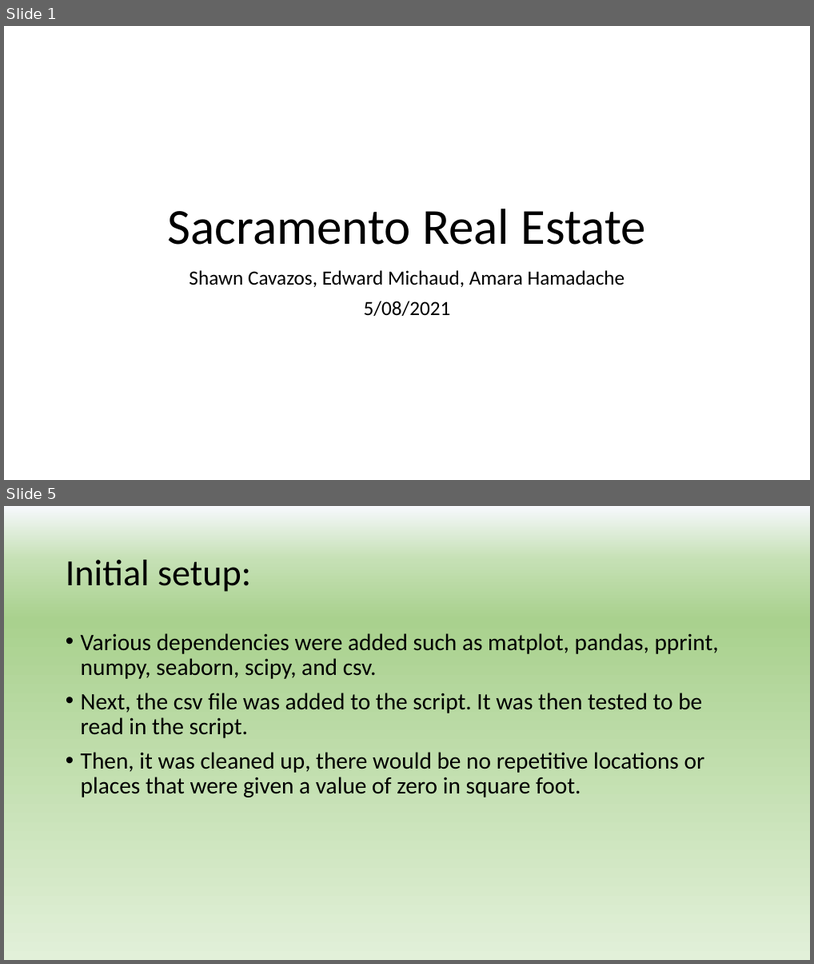
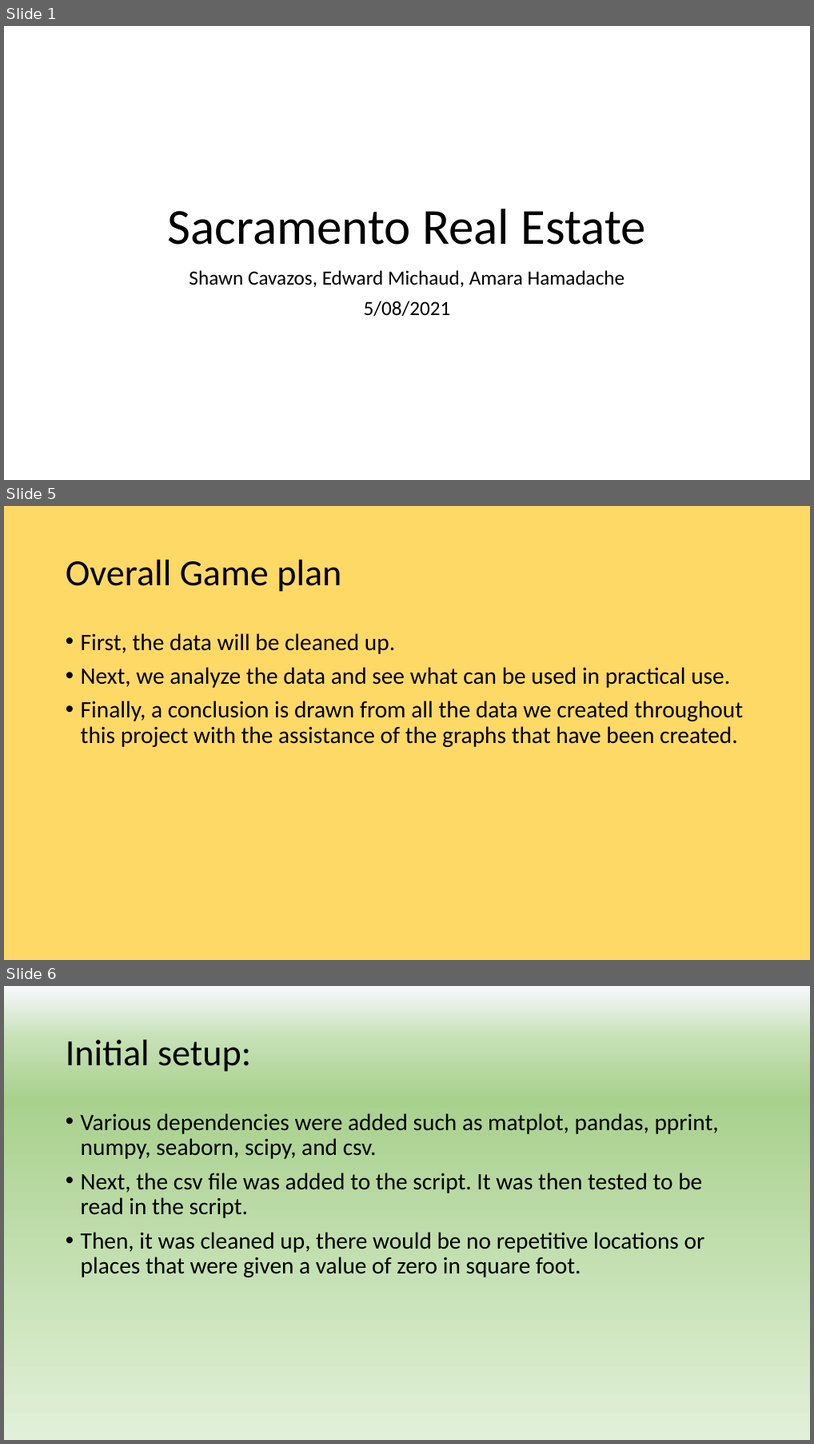
Before and after one commit to scavazos4/Project_One, a slide deck: Sacramento Real Estate.pptx. Shown one above the other, each under a label of ours: slides 1 and 5 before the commit, slides 1, 5 and 6 after it; the slides between them are not shown. The pictures are 814x964 and 814x1444 pixels, drawn with LibreOffice and Linux fonts; fonts in the diff are those of the drawing; background and template pictures are left out. Boxes give left, top, right and bottom in pixels: in the first picture for what was removed or moved away, otherwise in the second. Text is boxed around its words. In the diff, an @@ line names an element or a change of style, - is before the commit and + after.

```diff
--- a/Sacramento Real Estate.pptx
+++ b/Sacramento Real Estate.pptx
@@ slide 5 added at box(4, 506, 810, 960), background #FFD966 @@
@@ title added at box(66, 560, 342, 592), 44 pt, text #000000 @@
+Overall Game plan
@@ text added at box(81, 633, 743, 747), 28 pt, text #000000 @@
+• First, the data will be cleaned up.
+• Next, we analyze the data and see what can be used in practical use.
+• Finally, a conclusion is drawn from all the data we created throughout this project with the assistance of the graphs that have been created.
@@ what was slide 5 is now slide 6 @@
```
Also in this commit, not shown: 9 slides changed.
